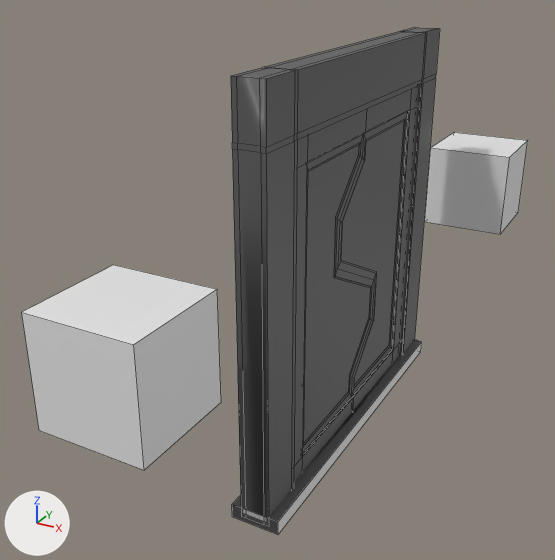
Two versions of the FBX model Assets/Prefabs/WallPrefabs/Wall2.fbx, one commit apart.
One viewpoint serves both versions: a 50 mm camera at (50.91, -13.86, 9.8) aimed at (43.8, -0.92, 3.33). The axes (+X, +Y, +Z) are drawn at lower left. The lights are the same throughout. The picture after the commit comes second. Mesh edges are drawn as thin lines on the coarser meshes. Where no turn or scale is listed for an object, it has been applied to the vertices.

Names of what the first picture shows: 'DoorFrame2', 'DoorFrameFloor2', 'DoorFrameFloorHitbox2', 'DoorLeft1', 'DoorRight1', 'Level2', 'Lever1'.
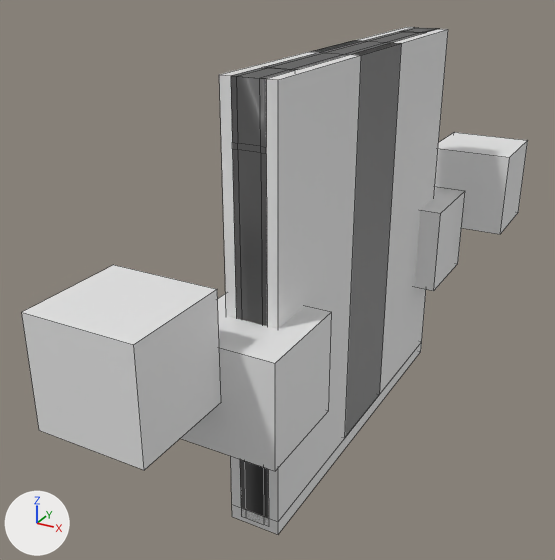
Where the newer file only moved an object's origin or applied its transform, the numbers keep the older frame.

Where the change shows, as pixel boxes [x1, y1, x2, y2] in the pictures (555 x 560 px):
'Wall2_NMO2', added
    after: [219, 41, 401, 522]
'Wall2_NMO1', added
    after: [310, 27, 448, 437]
'Wall2_SoundSource_DoorLeft', added
    after: [180, 294, 332, 471]
'Wall2_SoundSource_DoorRight', added
    after: [414, 187, 465, 291]
'DoorFrame2', unchanged, covered by the edit
    before: [231, 28, 440, 519]
    after: [231, 28, 437, 524]
'DoorLeft1', unchanged, covered by the edit
    before: [294, 109, 374, 482]
'DoorRight1', unchanged, covered by the edit
    before: [338, 86, 419, 410]
'DoorFrameFloor2', unchanged, covered by the edit
    before: [232, 339, 421, 534]

What the commit changed:
Mesh me_cube_343 is new.
It is a box spanning x -0.5..0.5, y -1.0..4.0, z 0.0..8.0.
Mesh me_cube_341 is new.
It is a box spanning x -1.0..1.0, y -1.0..1.0, z -1.0..1.0.
Object 'Wall2_NMO2' (ob_wall2_nmo2) is new; it shows me_cube_343.
Its location is (45.0, -3.0, 0.0).
Object 'Wall2_SoundSource_DoorLeft' (ob_wall2_soundsource_doorleft) is new; it shows me_cube_341.
Its location is (45.0, -4.0, 3.0).
Object 'Wall2_SoundSource_DoorRight' (ob_wall2_soundsource_doorright) is new; it shows a copy of me_cube_341.
Its location is (45.0, 4.0, 3.0).
Object 'Wall2_NMO1' (ob_wall2_nmo1) is new; it shows a copy of me_cube_343.
Its location is (45.0, 0.0, 0.0).
